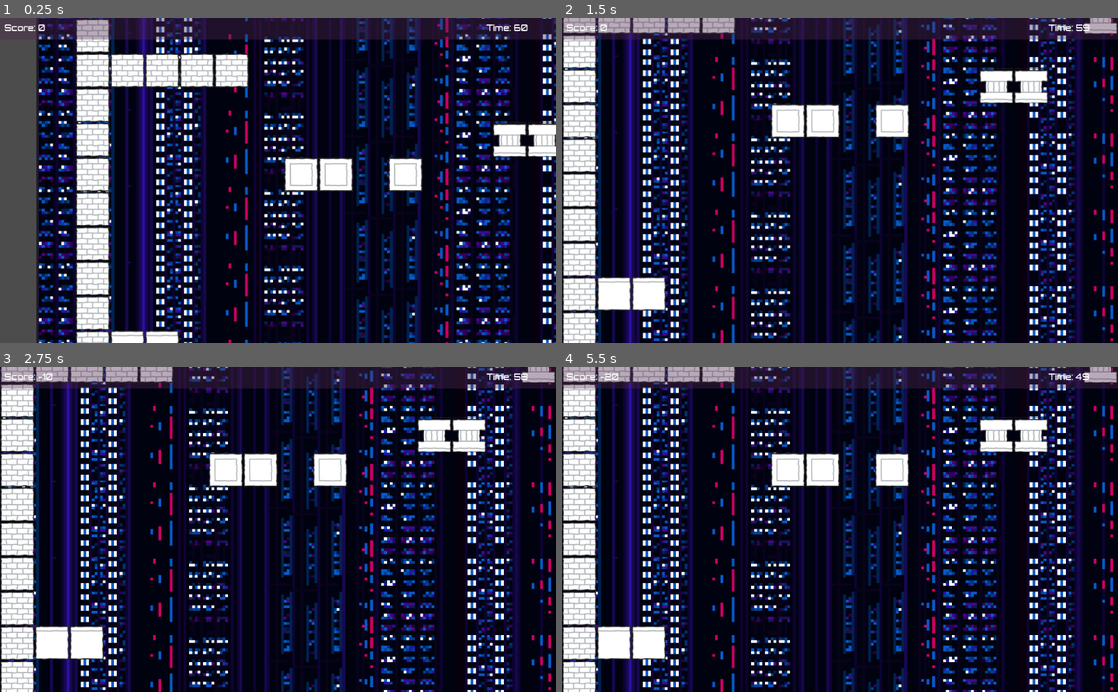
Above: before the commit, frames 1-4 (two rows, left to right).
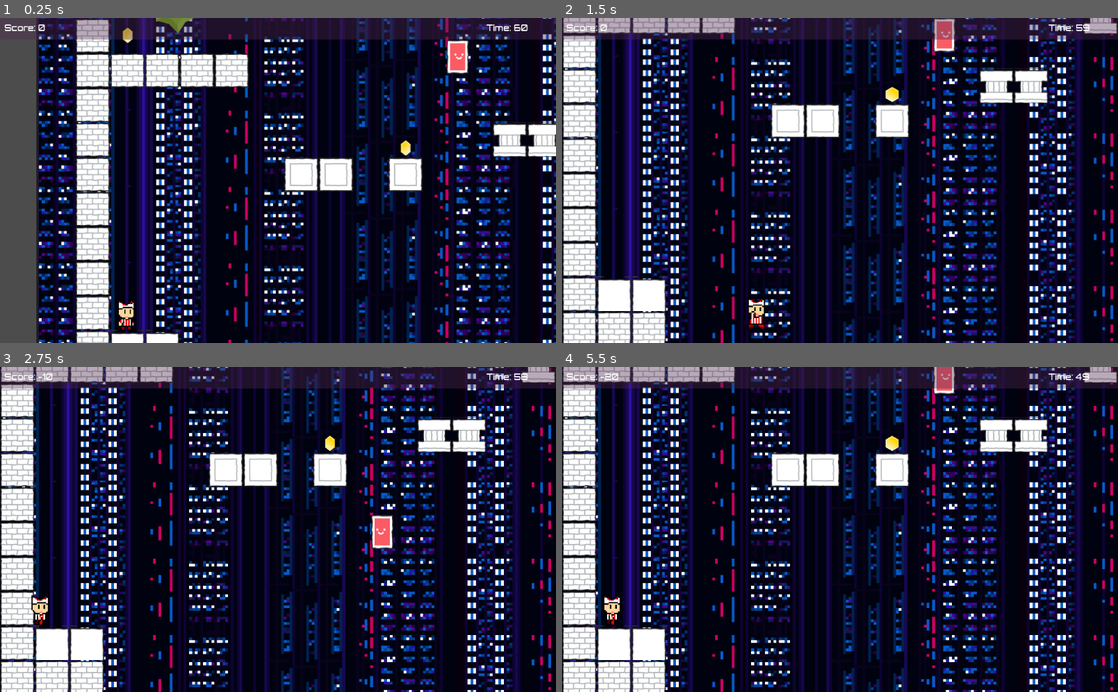
Above: after the commit, the same moments.

Repository: NelsonAlemanMoreno/Final-Project-Time_for_Dinner
Game: Godot game, scene res://Levels/Level4.tscn
Two runs of this game, one before a commit and one after it. Both use one fixed random seed, a clock stepped at 60 frames per second and the inputs below. This scene is started directly instead of the project's main scene. The engine's default icon, where the game draws it, is replaced by a stand-in: a white triangle on a blue panel in a dark square.
Inputs:
- Up to frame 1 (0.25 s): no input
- Up to frame 2 (1.5 s): hold D (right) from 0.53 s (still down); tap W (jump) at 0.77 s
- Up to frame 3 (2.75 s): tap W (jump) at 1.52 s; release D (right) at 2.03 s; hold A (left) from 2.03 s (still down)
- Up to frame 4 (5.5 s): release A (left) at 2.78 s; hold D (right) 2.78-4.28 s; tap W (jump) at 3.02, 3.77, 4.52 s; hold A (left) 4.28-5.03 s; hold D (right) from 5.03 s (still down)

The runs differ from the first frame. In frame 1, 1.1% of the frame differs, in the area x 19-85%, y 0-100%; in frame 2, 2.2%, in the area x 6-71%, y 0-100%; in frame 3, 2.1%; in frame 4, 2.0%.

Commit message:
save state

Diff:
--- a/Levels/Level4.tscn
+++ b/Levels/Level4.tscn
@@ -41,6 +41,15 @@
 
 [sub_resource type="ConvexPolygonShape2D" id=17]
 points = PoolVector2Array( 0, 0, 64, 64, 0, 64, 0, 0 )
+
+[sub_resource type="ConvexPolygonShape2D" id=20]
+points = PoolVector2Array( 0, 0, 64, 0, 64, 64, 0, 64 )
+
+[sub_resource type="ConvexPolygonShape2D" id=21]
+points = PoolVector2Array( 0, 0, 64, 0, 64, 64, 0, 64 )
+
+[sub_resource type="ConvexPolygonShape2D" id=22]
+points = PoolVector2Array( 0, 0, 64, 0, 64, 64, 0, 64 )
 
 [sub_resource type="ConvexPolygonShape2D" id=8]
 points = PoolVector2Array( 0, 0, 64, 0, 64, 64, 0, 64 )
@@ -302,148 +311,83 @@
 "shape_transform": Transform2D( 1, 0, 0, 1, 0, 0 )
 } ]
 10/z_index = 0
-
-[sub_resource type="TileSet" id=16]
-0/name = "scribble_sheet.png 0"
-0/texture = ExtResource( 7 )
-0/tex_offset = Vector2( 0, 0 )
-0/modulate = Color( 1, 1, 1, 1 )
-0/region = Rect2( 0, 0, 128, 64 )
-0/tile_mode = 0
-0/occluder_offset = Vector2( 0, 0 )
-0/navigation_offset = Vector2( 0, 0 )
-0/shape_offset = Vector2( 0, 0 )
-0/shape_transform = Transform2D( 1, 0, 0, 1, 0, 0 )
-0/shape_one_way = false
-0/shape_one_way_margin = 0.0
-0/shapes = [  ]
-0/z_index = 0
-1/name = "scribble_sheet.png 1"
-1/texture = ExtResource( 7 )
-1/tex_offset = Vector2( 0, 0 )
-1/modulate = Color( 1, 1, 1, 1 )
-1/region = Rect2( 640, 64, 64, 128 )
-1/tile_mode = 0
-1/occluder_offset = Vector2( 0, 0 )
-1/navigation_offset = Vector2( 0, 0 )
-1/shape_offset = Vector2( 0, 0 )
-1/shape_transform = Transform2D( 1, 0, 0, 1, 0, 0 )
-1/shape_one_way = false
-1/shape_one_way_margin = 0.0
-1/shapes = [  ]
-1/z_index = 0
-2/name = "scribble_sheet.png 2"
-2/texture = ExtResource( 7 )
-2/tex_offset = Vector2( 0, 0 )
-2/modulate = Color( 1, 1, 1, 1 )
-2/region = Rect2( 0, 64, 128, 64 )
-2/tile_mode = 0
-2/occluder_offset = Vector2( 0, 0 )
-2/navigation_offset = Vector2( 0, 0 )
-2/shape_offset = Vector2( 0, 0 )
-2/shape_transform = Transform2D( 1, 0, 0, 1, 0, 0 )
-2/shape_one_way = false
-2/shape_one_way_margin = 0.0
-2/shapes = [  ]
-2/z_index = 0
-3/name = "scribble_sheet.png 3"
-3/texture = ExtResource( 7 )
-3/tex_offset = Vector2( 0, 0 )
-3/modulate = Color( 1, 1, 1, 1 )
-3/region = Rect2( 192, 576, 64, 64 )
-3/tile_mode = 0
-3/occluder_offset = Vector2( 0, 0 )
-3/navigation_offset = Vector2( 0, 0 )
-3/shape_offset = Vector2( 0, 0 )
-3/shape_transform = Transform2D( 1, 0, 0, 1, 0, 0 )
-3/shape_one_way = false
-3/shape_one_way_margin = 0.0
-3/shapes = [  ]
-3/z_index = 0
-4/name = "scribble_sheet.png 4"
-4/texture = ExtResource( 7 )
-4/tex_offset = Vector2( 0, 0 )
-4/modulate = Color( 1, 1, 1, 1 )
-4/region = Rect2( 128, 320, 64, 64 )
-4/tile_mode = 0
-4/occluder_offset = Vector2( 0, 0 )
-4/navigation_offset = Vector2( 0, 0 )
-4/shape_offset = Vector2( 0, 0 )
-4/shape_transform = Transform2D( 1, 0, 0, 1, 0, 0 )
-4/shape_one_way = false
-4/shape_one_way_margin = 0.0
-4/shapes = [  ]
-4/z_index = 0
-5/name = "scribble_sheet.png 5"
-5/texture = ExtResource( 7 )
-5/tex_offset = Vector2( 0, 0 )
-5/modulate = Color( 1, 1, 1, 1 )
-5/region = Rect2( 0, 192, 64, 64 )
-5/tile_mode = 0
-5/occluder_offset = Vector2( 0, 0 )
-5/navigation_offset = Vector2( 0, 0 )
-5/shape_offset = Vector2( 0, 0 )
-5/shape_transform = Transform2D( 1, 0, 0, 1, 0, 0 )
-5/shape_one_way = false
-5/shape_one_way_margin = 0.0
-5/shapes = [  ]
-5/z_index = 0
-6/name = "scribble_sheet.png 6"
-6/texture = ExtResource( 7 )
-6/tex_offset = Vector2( 0, 0 )
-6/modulate = Color( 1, 1, 1, 1 )
-6/region = Rect2( 256, 0, 64, 64 )
-6/tile_mode = 0
-6/occluder_offset = Vector2( 0, 0 )
-6/navigation_offset = Vector2( 0, 0 )
-6/shape_offset = Vector2( 0, 0 )
-6/shape_transform = Transform2D( 1, 0, 0, 1, 0, 0 )
-6/shape_one_way = false
-6/shape_one_way_margin = 0.0
-6/shapes = [  ]
-6/z_index = 0
-7/name = "scribble_sheet.png 7"
-7/texture = ExtResource( 7 )
-7/tex_offset = Vector2( 0, 0 )
-7/modulate = Color( 1, 1, 1, 1 )
-7/region = Rect2( 128, 0, 64, 64 )
-7/tile_mode = 0
-7/occluder_offset = Vector2( 0, 0 )
-7/navigation_offset = Vector2( 0, 0 )
-7/shape_offset = Vector2( 0, 0 )
-7/shape_transform = Transform2D( 1, 0, 0, 1, 0, 0 )
-7/shape_one_way = false
-7/shape_one_way_margin = 0.0
-7/shapes = [  ]
-7/z_index = 0
-8/name = "scribble_sheet.png 8"
-8/texture = ExtResource( 7 )
-8/tex_offset = Vector2( 0, 0 )
-8/modulate = Color( 1, 1, 1, 1 )
-8/region = Rect2( 576, 64, 64, 64 )
-8/tile_mode = 0
-8/occluder_offset = Vector2( 0, 0 )
-8/navigation_offset = Vector2( 0, 0 )
-8/shape_offset = Vector2( 0, 0 )
-8/shape_transform = Transform2D( 1, 0, 0, 1, 0, 0 )
-8/shape_one_way = false
-8/shape_one_way_margin = 0.0
-8/shapes = [  ]
-8/z_index = 0
-9/name = "scribble_sheet.png 9"
-9/texture = ExtResource( 7 )
-9/tex_offset = Vector2( 0, 0 )
-9/modulate = Color( 1, 1, 1, 1 )
-9/region = Rect2( 576, 0, 64, 64 )
-9/tile_mode = 0
-9/occluder_offset = Vector2( 0, 0 )
-9/navigation_offset = Vector2( 0, 0 )
-9/shape_offset = Vector2( 0, 0 )
-9/shape_transform = Transform2D( 1, 0, 0, 1, 0, 0 )
-9/shape_one_way = false
-9/shape_one_way_margin = 0.0
-9/shapes = [  ]
-9/z_index = 0
+11/name = "scribble_sheet.png 11"
+11/texture = ExtResource( 7 )
+11/tex_offset = Vector2( 0, 0 )
+11/modulate = Color( 1, 1, 1, 1 )
+11/region = Rect2( 128, 448, 64, 64 )
+11/tile_mode = 0
+11/occluder_offset = Vector2( 0, 0 )
+11/navigation_offset = Vector2( 0, 0 )
+11/shape_offset = Vector2( 0, 0 )
+11/shape_transform = Transform2D( 1, 0, 0, 1, 0, 0 )
+11/shape = SubResource( 20 )
+11/shape_one_way = false
+11/shape_one_way_margin = 1.0
+11/shapes = [ {
+"autotile_coord": Vector2( 0, 0 ),
+"one_way": false,
+"one_way_margin": 1.0,
+"shape": SubResource( 20 ),
+"shape_transform": Transform2D( 1, 0, 0, 1, 0, 0 )
+} ]
+11/z_index = 0
+12/name = "scribble_sheet.png 12"
+12/texture = ExtResource( 7 )
+12/tex_offset = Vector2( 0, 0 )
+12/modulate = Color( 1, 1, 1, 1 )
+12/region = Rect2( 320, 448, 64, 64 )
+12/tile_mode = 0
+12/occluder_offset = Vector2( 0, 0 )
+12/navigation_offset = Vector2( 0, 0 )
+12/shape_offset = Vector2( 0, 0 )
+12/shape_transform = Transform2D( 1, 0, 0, 1, 0, 0 )
+12/shape = SubResource( 21 )
+12/shape_one_way = false
+12/shape_one_way_margin = 1.0
+12/shapes = [ {
+"autotile_coord": Vector2( 0, 0 ),
+"one_way": false,
+"one_way_margin": 1.0,
+"shape": SubResource( 21 ),
+"shape_transform": Transform2D( 1, 0, 0, 1, 0, 0 )
+} ]
+12/z_index = 0
+13/name = "scribble_sheet.png 13"
+13/texture = ExtResource( 7 )
+13/tex_offset = Vector2( 0, 0 )
+13/modulate = Color( 1, 1, 1, 1 )
+13/region = Rect2( 256, 64, 64, 64 )
+13/tile_mode = 0
+13/occluder_offset = Vector2( 0, 0 )
+13/navigation_offset = Vector2( 0, 0 )
+13/shape_offset = Vector2( 0, 0 )
+13/shape_transform = Transform2D( 1, 0, 0, 1, 0, 0 )
+13/shape_one_way = false
+13/shape_one_way_margin = 0.0
+13/shapes = [  ]
+13/z_index = 0
+14/name = "scribble_sheet.png 14"
+14/texture = ExtResource( 7 )
+14/tex_offset = Vector2( 0, 0 )
+14/modulate = Color( 1, 1, 1, 1 )
+14/region = Rect2( 384, 576, 64, 64 )
+14/tile_mode = 0
+14/occluder_offset = Vector2( 0, 0 )
+14/navigation_offset = Vector2( 0, 0 )
+14/shape_offset = Vector2( 0, 0 )
+14/shape_transform = Transform2D( 1, 0, 0, 1, 0, 0 )
+14/shape = SubResource( 22 )
+14/shape_one_way = false
+14/shape_one_way_margin = 1.0
+14/shapes = [ {
+"autotile_coord": Vector2( 0, 0 ),
+"one_way": false,
+"one_way_margin": 1.0,
+"shape": SubResource( 22 ),
+"shape_transform": Transform2D( 1, 0, 0, 1, 0, 0 )
+} ]
+14/z_index = 0
 
 [node name="Game" type="Node2D"]
 
@@ -453,9 +397,7 @@
 visible = false
 navpoly = SubResource( 19 )
 
-[node name="Node" type="Node" parent="."]
-
-[node name="TextureRect2" type="TextureRect" parent="Node"]
+[node name="TextureRect2" type="TextureRect" parent="."]
 margin_left = -72.0
 margin_top = -457.0
 margin_right = 1204.0
@@ -463,7 +405,7 @@
 texture = ExtResource( 14 )
 stretch_mode = 2
 
-[node name="TextureRect" type="TextureRect" parent="Node"]
+[node name="TextureRect" type="TextureRect" parent="."]
 margin_left = -68.0
 margin_top = -1192.0
 margin_right = 1204.0
@@ -471,13 +413,13 @@
 texture = ExtResource( 13 )
 stretch_mode = 1
 
-[node name="TileMap" type="TileMap" parent="Node"]
+[node name="TileMap" type="TileMap" parent="."]
 tile_set = SubResource( 4 )
 collision_use_kinematic = true
 collision_layer = 3
 collision_mask = 3
 format = 1
-tile_data = PoolIntArray( -1966080, 4, 0, -1966079, 4, 0, -1 …(2675 unchanged characters)… 0, 458768, 4, 0, 524288, 4, 0, 524289, 1, 0, 524290, 1, 0, 524304, 4, 0, 589824, 4, 0, 589840, 4, 0, 851977, 1, 0 )
+tile_data = PoolIntArray( -1966080, 4, 0, -1966079, 4, 0, -1 …(2675 unchanged characters)… 0, 458768, 4, 0, 524288, 4, 0, 524289, 14, 0, 524290, 14, 0, 524304, 4, 0, 589824, 4, 0, 589825, 4, 0, 589826, 4, 0, 589840, 4, 0 )
 
 [node name="Player_Container" type="Node2D" parent="."]
 script = ExtResource( 6 )
@@ -600,11 +542,6 @@
 [node name="Coins_T17" parent="Coins" instance=ExtResource( 11 )]
 position = Vector2( 896, -1472 )
 
-[node name="Foreground" type="TileMap" parent="."]
-tile_set = SubResource( 16 )
-format = 1
-tile_data = PoolIntArray( -1900531, 2, 0, -1900529, 5, 0, -1834995, 2, 0, -1834993, 5, 0, -1769464, 6, 0, -1769463, 6, 0, -1769462, 6, 0, -1703923, 6, 0, -1703922, 6, 0, -1310719, 4, 0, -1310718, 4, 0, -1310717, 4, 0, -1245171, 1, 0, -1179640, 0, 0, -1114106, 8, 0, -1114099, 7, 0, -1048570, 8, 0, -983034, 9, 0, -917498, 9, 0, -851961, 2, 0, -720884, 1, 0, -655359, 5, 0, -589815, 2, 0, -262142, 4, 0, -196602, 2, 0, 8, 0, 0, 131078, 4, 0, 131081, 4, 0, 262150, 0, 0, 327689, 2, 0, 327693, 2, 0, 393221, 2, 0 )
-
 [node name="UI" parent="." instance=ExtResource( 2 )]
 
 [connection signal="timeout" from="Enemy_Container/Timer" to="Enemy_Container" method="_on_Timer_timeout"]
Not shown: 1 places in Levels/Level4.tscn that only renumber resources
